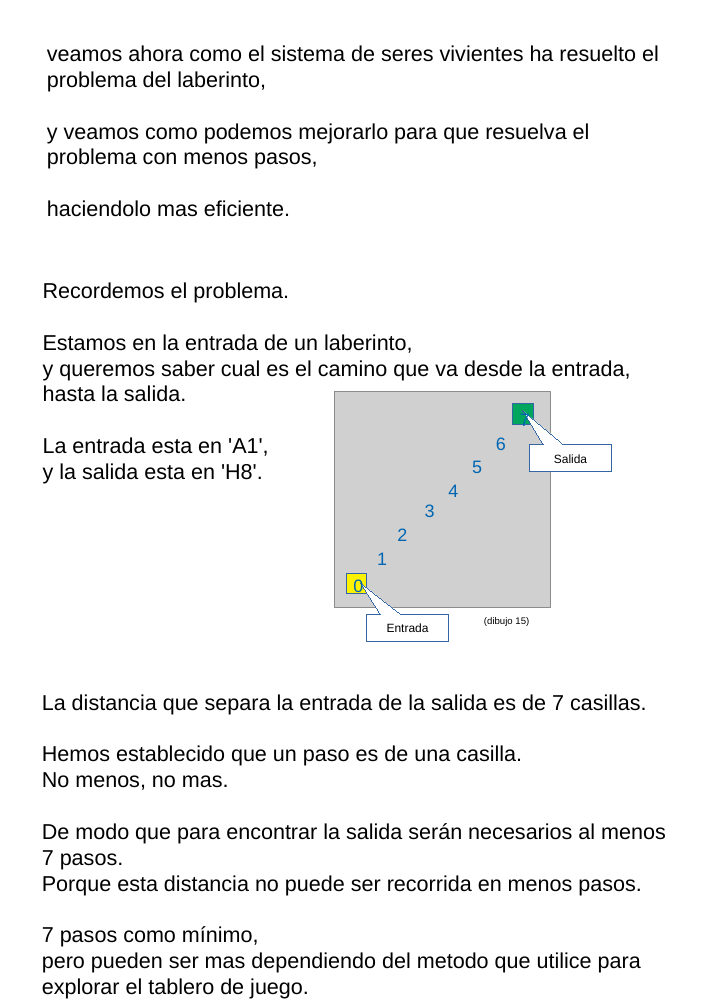
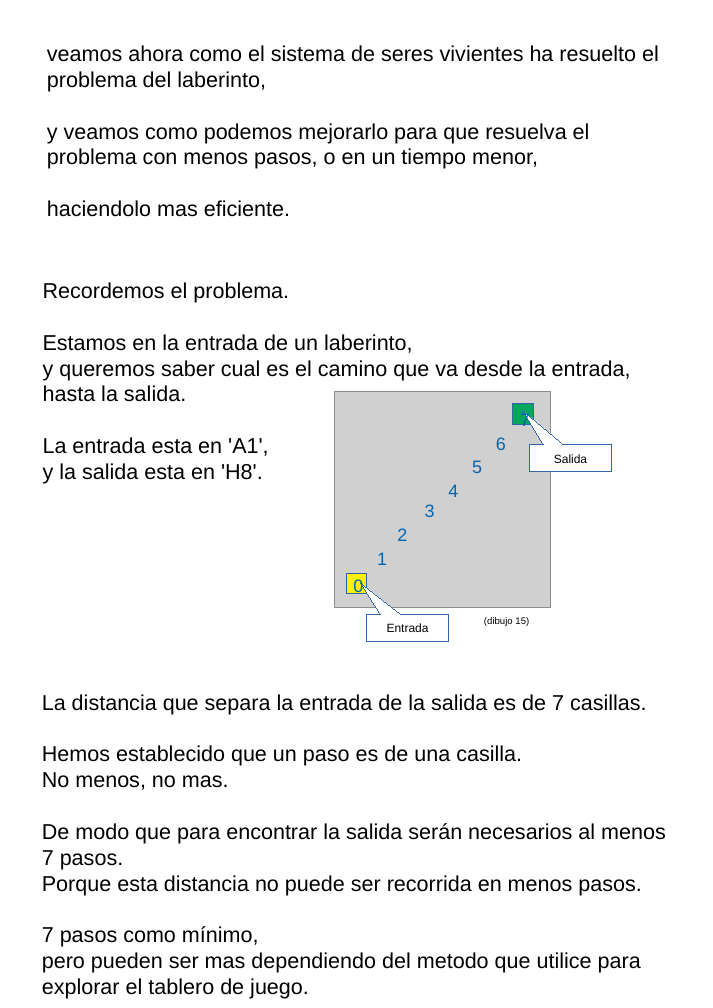
Before and after one commit to fabhrius/La-Cosa, a slide deck: slide 5 of capitulos/Eficiencia y numero de calculos/Eficiencia y numero de calculos.odp. Drawn at 713x1008 pixels with LibreOffice and Linux fonts; fonts in the diff are those of the drawing; grey boxes stand for pictures. Boxes give left, top, right and bottom in pixels: in the first picture for what was removed or moved away, otherwise in the second. Text is boxed around its words. In the diff, an @@ line names an element or a change of style, - is before the commit and + after.

```diff
--- a/capitulos/Eficiencia y numero de calculos/Eficiencia y numero de calculos.odp
+++ b/capitulos/Eficiencia y numero de calculos/Eficiencia y numero de calculos.odp
@@ text at bbox=[47, 123, 590, 169]: text changed @@
-y veamos como podemos mejorarlo para que resuelva el problema con menos pasos,
+y veamos como podemos mejorarlo para que resuelva el problema con menos pasos, o en un tiempo menor,
```
Also in this commit, not shown: 1 other slide changed, 6 other files.
